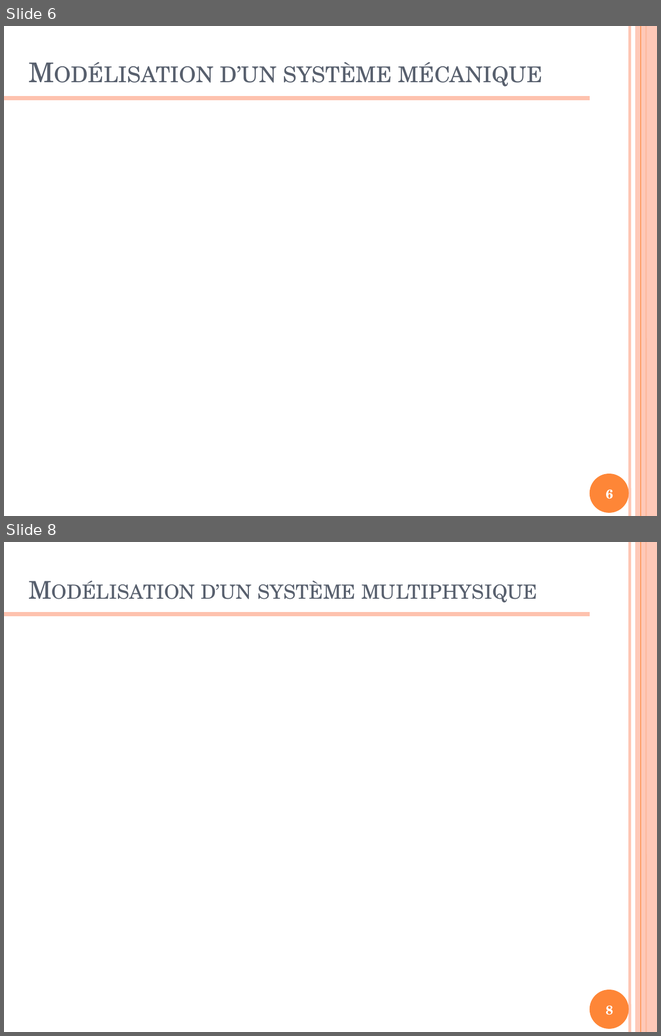
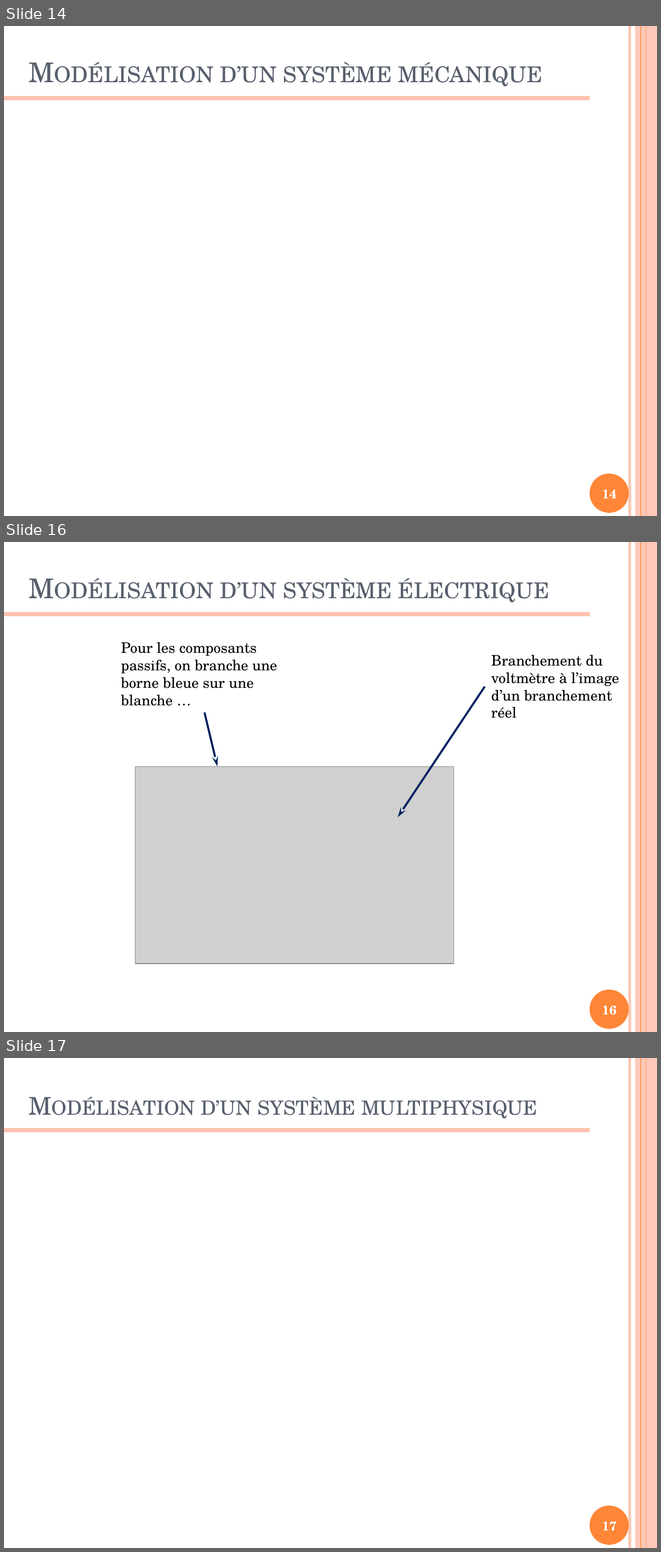
Before and after one commit to xpessoles/Formations, a slide deck: ModelisationMultiphysique/ModelisationMultiphysique.pptx. Shown one above the other, each under a label of ours: slides 6 and 8 before the commit, slides 14, 16 and 17 after it; the slides between them are not shown. The pictures are 661x1036 and 661x1552 pixels, drawn with LibreOffice and Linux fonts; fonts in the diff are those of the drawing; grey boxes stand for pictures. Boxes give left, top, right and bottom in pixels: in the first picture for what was removed or moved away, otherwise in the second. Text is boxed around its words. In the diff, an @@ line names an element or a change of style, - is before the commit and + after.

```diff
--- a/ModelisationMultiphysique/ModelisationMultiphysique.pptx
+++ b/ModelisationMultiphysique/ModelisationMultiphysique.pptx
@@ slide 16 added at [4,542,657,1032], background #FFFFFF; not listed: 6 template elements that a slide beside it also shows @@
@@ title added at [220,578,549,602], 30 pt, text #575F6D, small capitals @@
+Modélisation d’un système électrique
@@ text added at [121,642,277,706], 16 pt, text #000000 @@
+Pour les composants passifs, on branche une borne bleue sur une blanche …
@@ text added at [491,655,619,718], 16 pt, text #000000 @@
+Branchement du voltmètre à l’image d’un branchement réel
@@ arrow added from (485, 686) to (398, 817), #002060 2.25 pt @@
@@ arrow added from (204, 713) to (218, 767), #002060 2.25 pt @@
@@ picture added at [135,767,453,964] @@
@@ page number added at [602,1005,617,1015], 14 pt, text #FFFFFF, bold @@
+16
@@ what was slide 6 is now slide 14 @@
@@ page number at [602,489,617,498]: text changed @@
-6
+14
@@ what was slide 8 is now slide 17 @@
@@ page number at [602,1521,617,1531]: text changed @@
-8
+17
```
Also in this commit, not shown: 3 slides changed, 9 other slides added, 1 slide removed, 1 other file.
